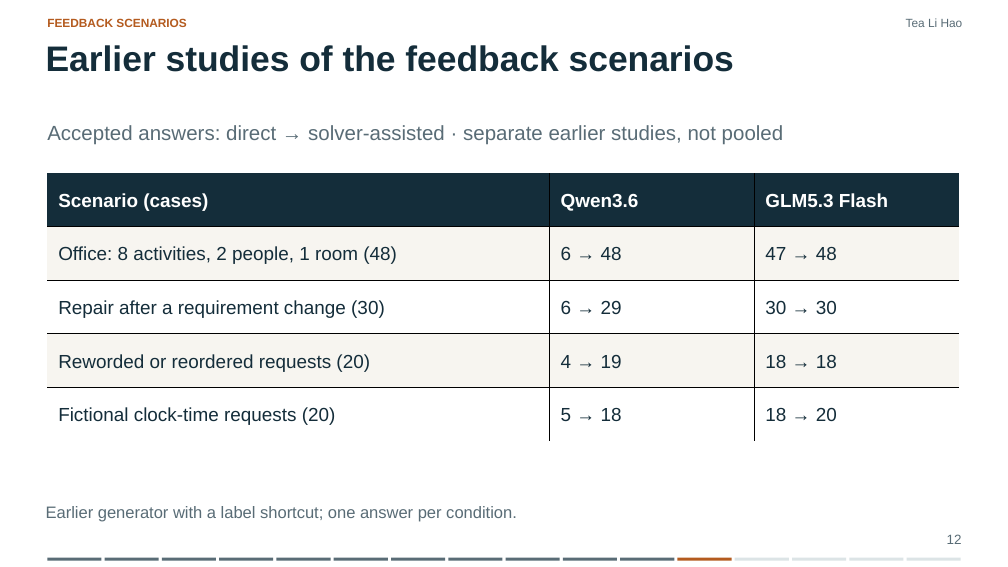
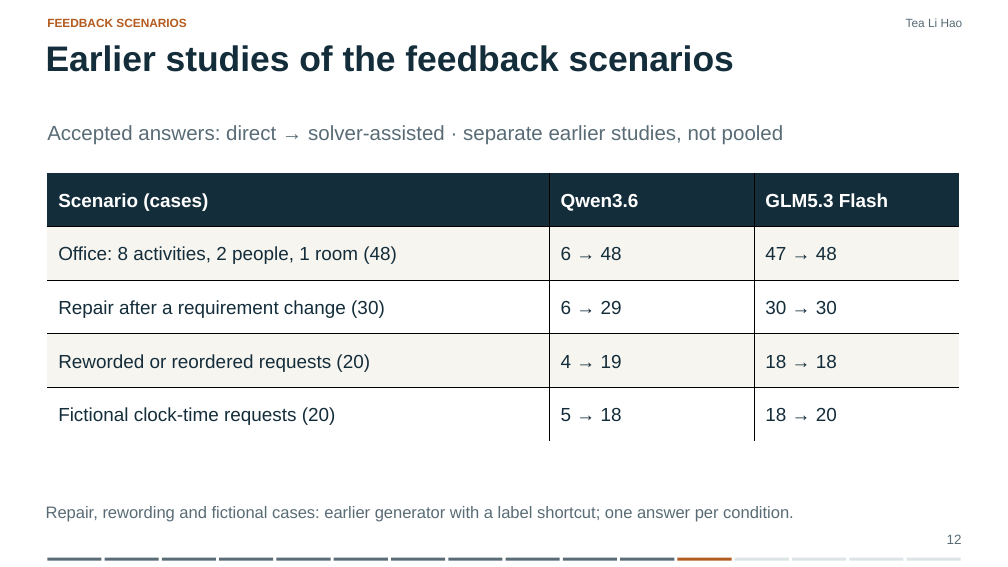
Before and after one commit to JellyPenguinnn/cs3263_group23, a slide deck: slide 12 of presentation/CS3263_Group23_Presentation_Slides.pptx. Drawn at 1008x567 pixels with LibreOffice and Linux fonts; fonts in the diff are those of the drawing. Boxes give left, top, right and bottom in pixels: in the first picture for what was removed or moved away, otherwise in the second. Text is boxed around its words. In the diff, an @@ line names an element or a change of style, - is before the commit and + after.

```diff
--- a/presentation/CS3263_Group23_Presentation_Slides.pptx
+++ b/presentation/CS3263_Group23_Presentation_Slides.pptx
@@ text at (x1=46, y1=506, x2=794, y2=522): text changed @@
-Earlier generator with a label shortcut; one answer per condition.
+Repair, rewording and fictional cases: earlier generator with a label shortcut; one answer per condition.
```
Also in this commit, not shown: 5 other files.
